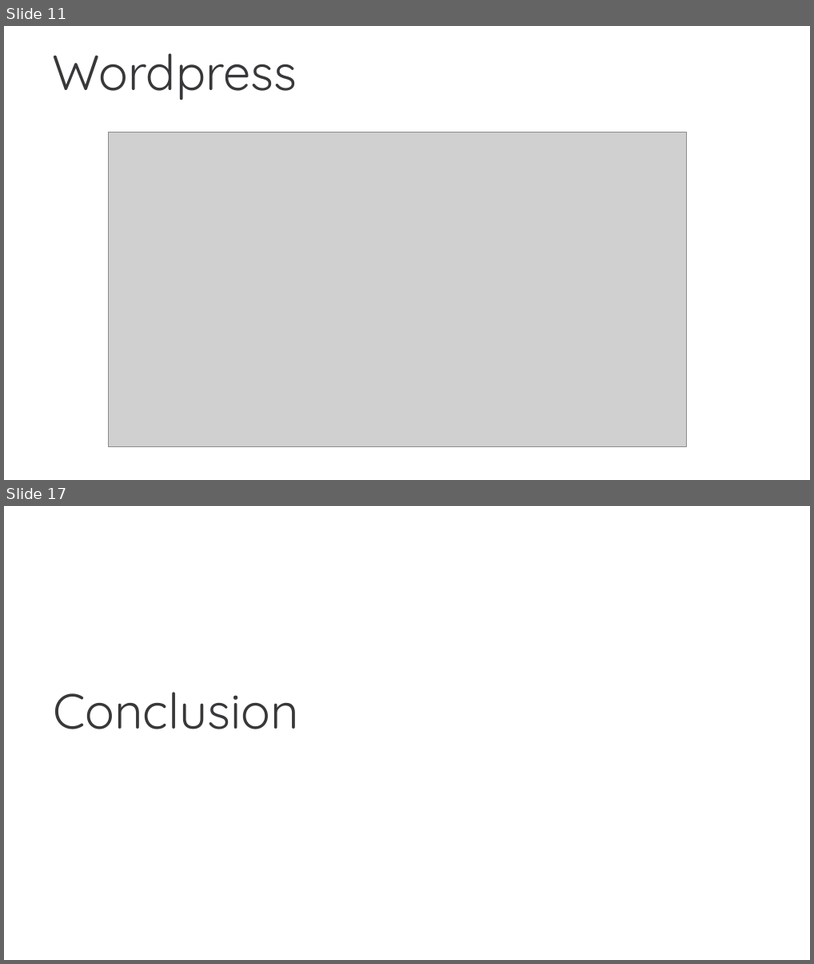
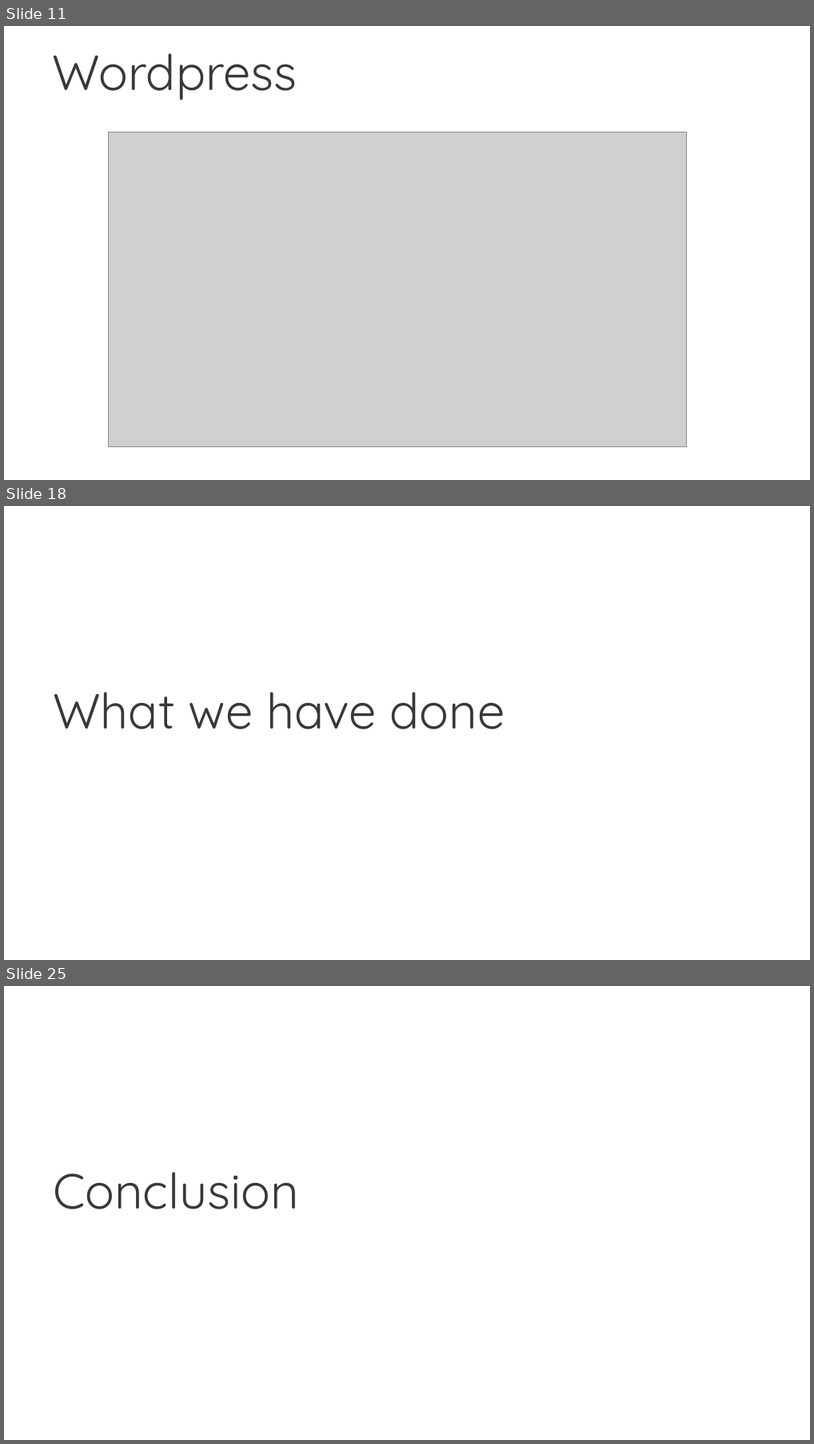
Before and after one commit to nam-tran-niteco/Wordpress-Demo, a slide deck: Wordpress Migration.pptx. Shown one above the other, each under a label of ours: slides 11 and 17 before the commit, slides 11, 18 and 25 after it; the slides between them are not shown. The pictures are 814x964 and 814x1444 pixels, drawn with LibreOffice and Linux fonts; fonts in the diff are those of the drawing; grey boxes stand for pictures; background and template pictures are left out. Boxes give left, top, right and bottom in pixels: in the first picture for what was removed or moved away, otherwise in the second. Text is boxed around its words. In the diff, an @@ line names an element or a change of style, - is before the commit and + after.

```diff
--- a/Wordpress Migration.pptx
+++ b/Wordpress Migration.pptx
@@ slide 18 added at [4,506,810,960], background picture (left out) @@
@@ title added at [53,692,506,729], 44 pt, text #383739 @@
+What we have done
@@ what was slide 17 is now slide 25 @@
```
Also in this commit, not shown: 8 slides changed, 10 other slides added, 1 slide removed, 3 other files.
